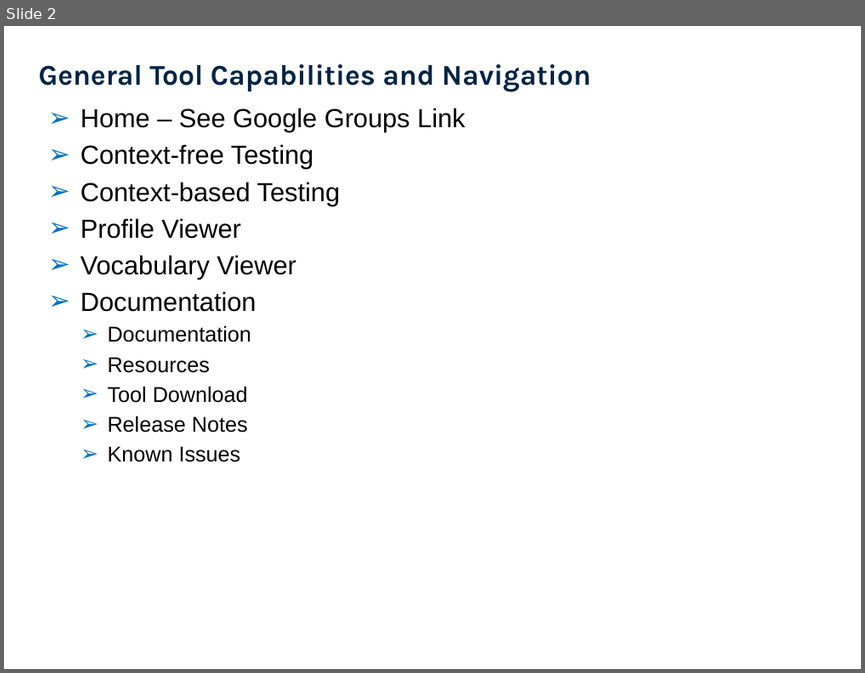
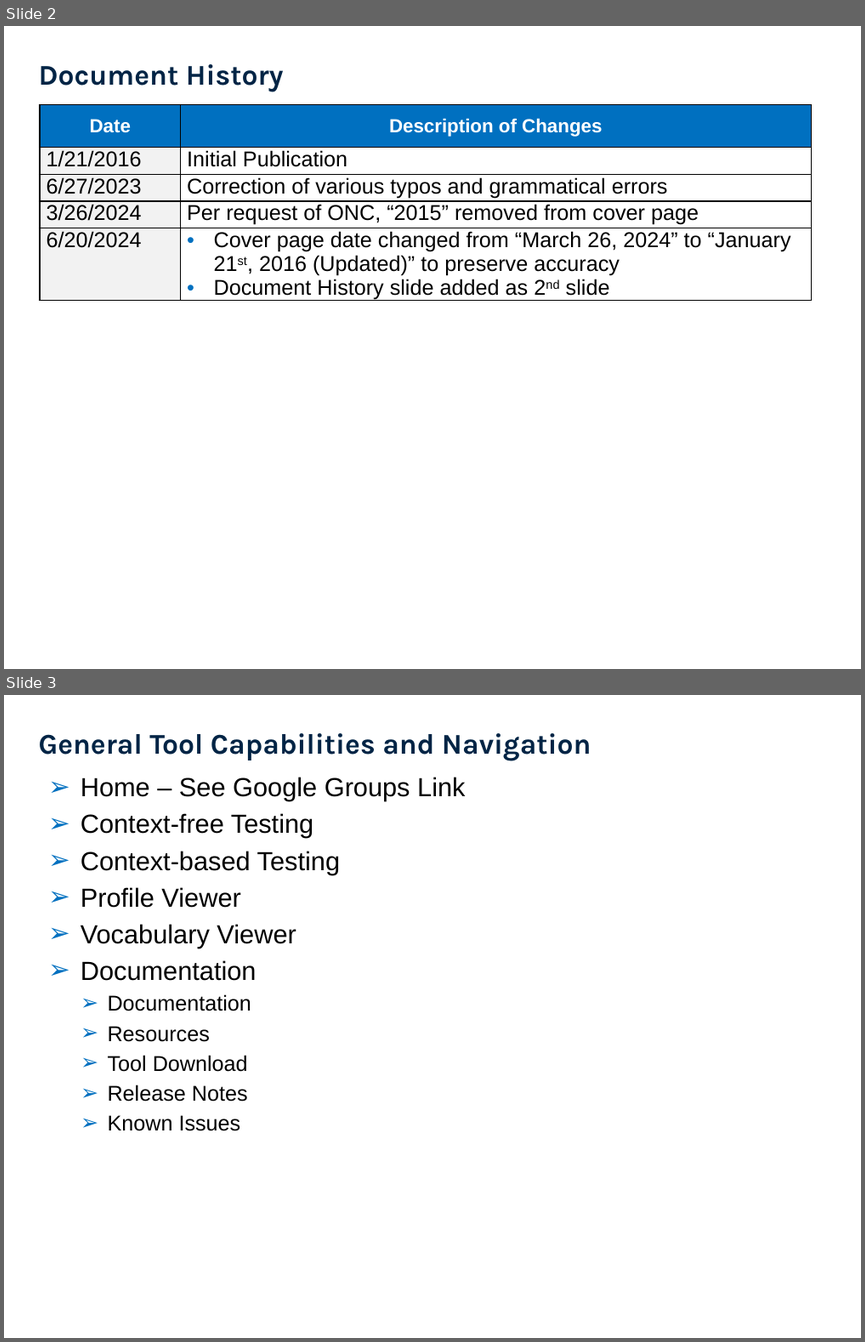
Before and after one commit to usnistgov/hit-iz-tool, a slide deck: hit-iz-resource/src/main/resources/Documentation/UserDocs/app/NIST-HL7v2-Understanding-Validation.pptx. Shown one above the other, each under a label of ours: slide 2 before the commit, slides 2 and 3 after it. The pictures are 865x673 and 865x1342 pixels, drawn with LibreOffice and Linux fonts; fonts in the diff are those of the drawing; background and template pictures are left out. Boxes give left, top, right and bottom in pixels: in the first picture for what was removed or moved away, otherwise in the second. Text is boxed around its words. In the diff, an @@ line names an element or a change of style, - is before the commit and + after.

```diff
--- a/hit-iz-resource/src/main/resources/Documentation/UserDocs/app/NIST-HL7v2-Understanding-Validation.pptx
+++ b/hit-iz-resource/src/main/resources/Documentation/UserDocs/app/NIST-HL7v2-Understanding-Validation.pptx
@@ slide 2 added at box(4, 26, 861, 669), background #FFFFFF; not listed: 1 template element that a slide beside it also shows @@
@@ title added at box(39, 64, 284, 92), 24 pt, text #012445, bold @@
+Document History
@@ table added at box(40, 105, 812, 306), 5 rows, 2 columns @@
+Date | Description of Changes
+1/21/2016 | Initial Publication
+6/27/2023 | Correction of various typos and grammatical errors
+3/26/2024 | Per request of ONC, “2015” removed from cover page
+6/20/2024 | Cover page date changed from “March 26, 2024” to “January 21st, 2016 (Updated)” to preserve accuracy / Document History slide added as 2nd slide
@@ what was slide 2 is now slide 3 @@
```
Also in this commit, not shown: 10 slides changed, 9 other files.
